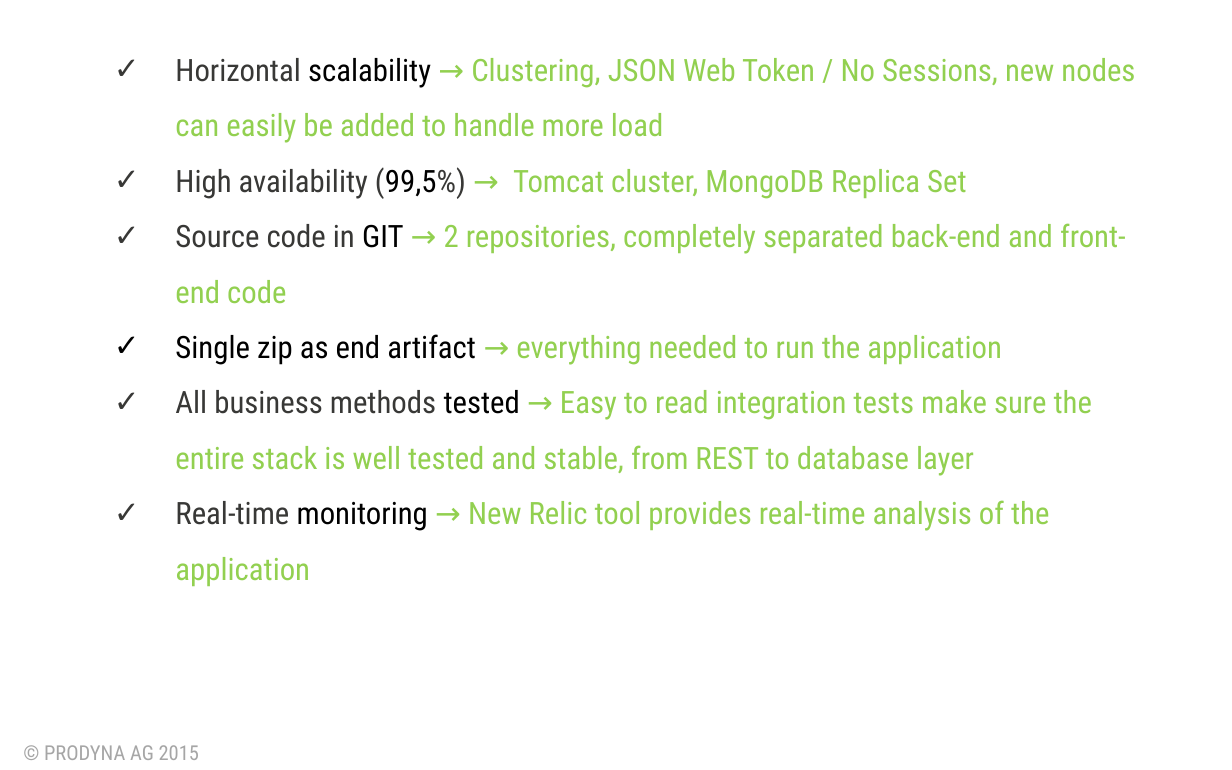
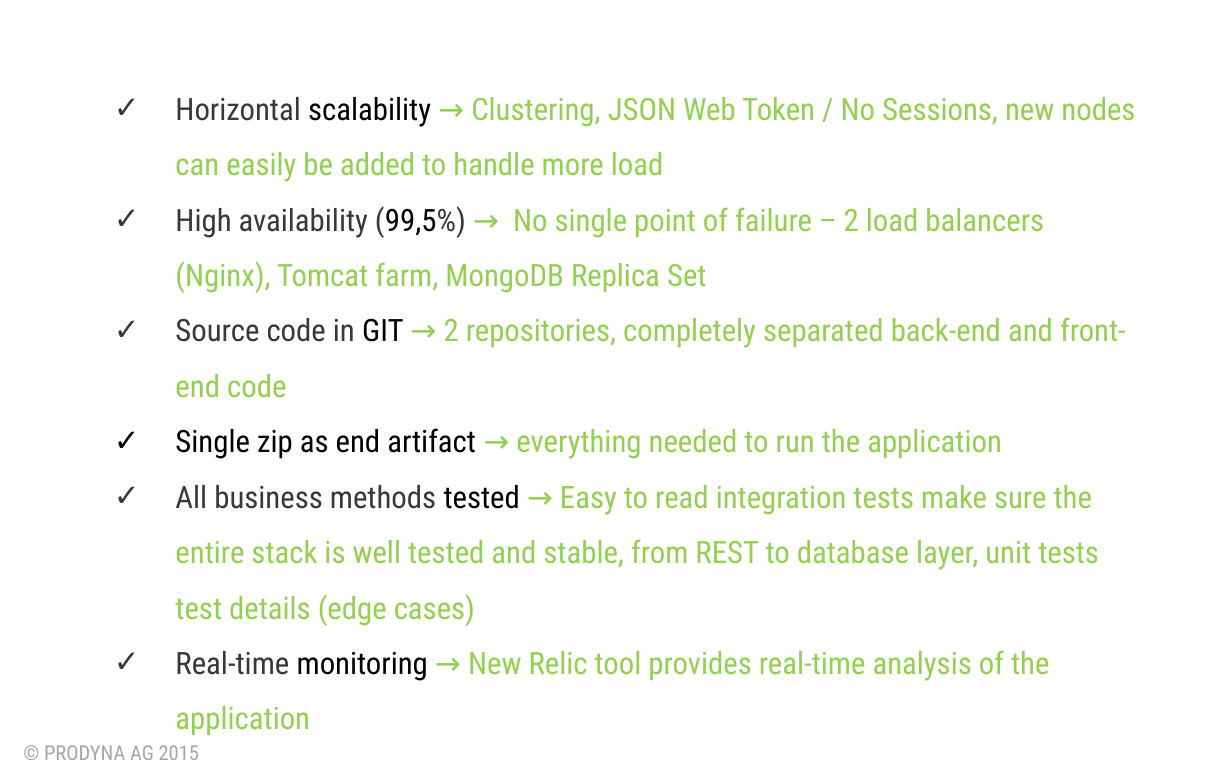
Before and after one commit to BGligorijevic/pac-slides, a slide deck: slide 4 of PAC-final-presentation.pptx. Drawn at 1232x770 pixels with LibreOffice and Linux fonts; fonts in the diff are those of the drawing; background and template pictures are left out. Boxes give left, top, right and bottom in pixels: in the first picture for what was removed or moved away, otherwise in the second. Text is boxed around its words. In the diff, an @@ line names an element or a change of style, - is before the commit and + after.

```diff
--- a/PAC-final-presentation.pptx
+++ b/PAC-final-presentation.pptx
@@ text "Horizontal scalability → Clustering, JSON ...": place and size @@
-text "Horizontal scalability → Clustering, JSON ..." at <box>175,58,1135,587</box>
+text "Horizontal scalability → Clustering, JSON ..." at <box>175,97,1135,736</box>
@@ text at <box>175,206,1044,293</box>: text changed @@
-✓ High availability (99,5%) → Tomcat cluster, MongoDB Replica Set
+✓ High availability (99,5%) → No single point of failure – 2 load balancers (Nginx), Tomcat farm, MongoDB Replica Set
@@ text at <box>175,485,1099,626</box>: text changed @@
-✓ All business methods tested → Easy to read integration tests make sure the entire stack is well tested and stable, from REST to database layer
+✓ All business methods tested → Easy to read integration tests make sure the entire stack is well tested and stable, from REST to database layer, unit tests test details (edge cases)
```
Also in this commit, not shown: 9 other slides changed, 4 slides added.
